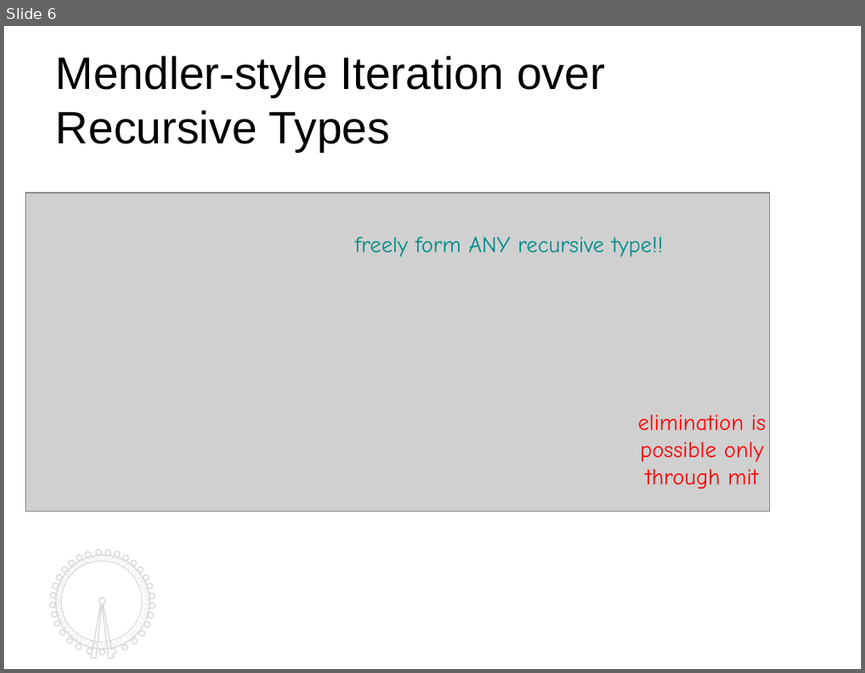
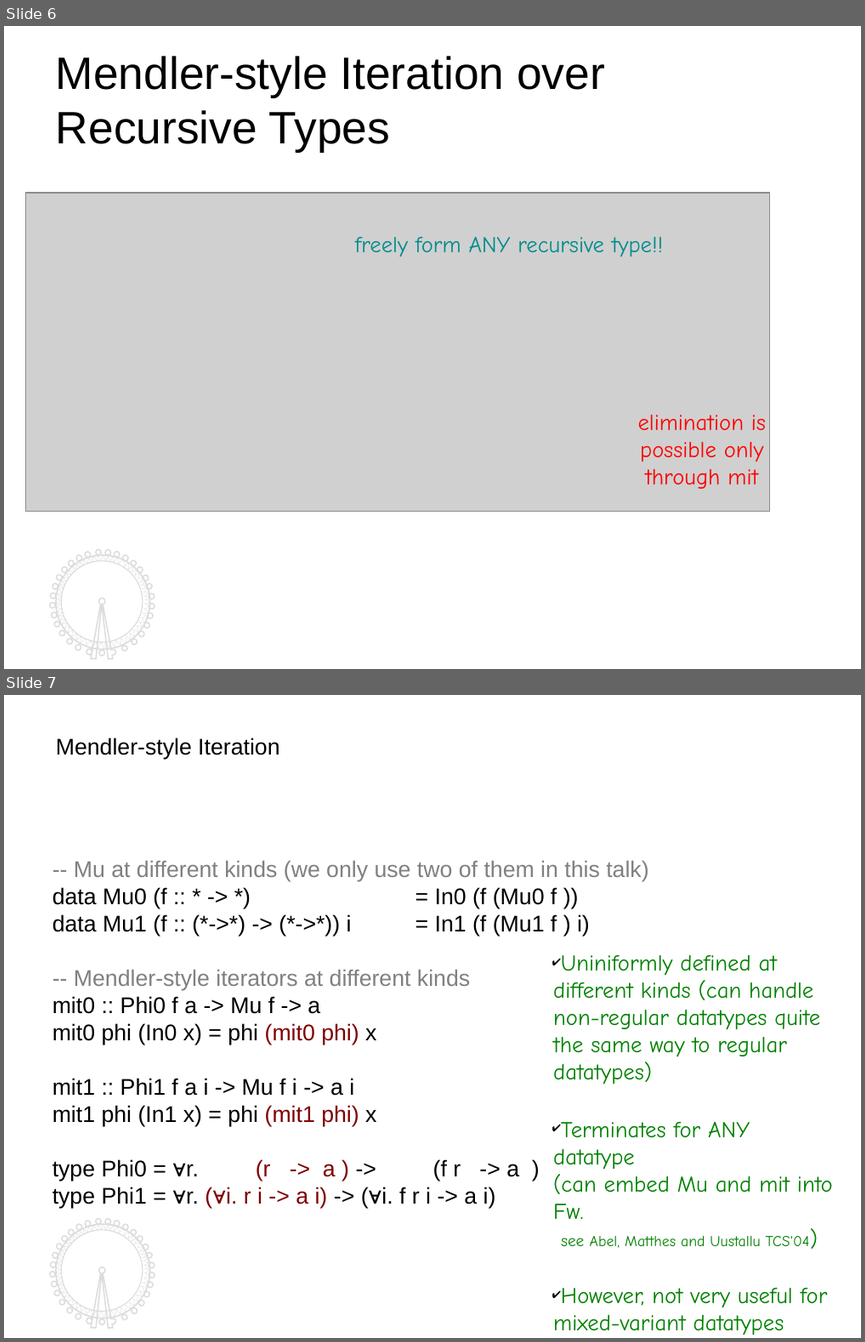
Before and after one commit to kyagrd/naxPapers, a slide deck: draft/TYPES13/ppt/myslide.odp. Shown one above the other, each under a label of ours: slide 6 before the commit, slides 6 and 7 after it. The pictures are 865x673 and 865x1342 pixels, drawn with LibreOffice and Linux fonts; fonts in the diff are those of the drawing; grey boxes stand for pictures. Boxes give left, top, right and bottom in pixels: in the first picture for what was removed or moved away, otherwise in the second. Text is boxed around its words. In the diff, an @@ line names an element or a change of style, - is before the commit and + after.

```diff
--- a/draft/TYPES13/ppt/myslide.odp
+++ b/draft/TYPES13/ppt/myslide.odp
@@ slide 7 added at <box>4,695,861,1338</box>, background #FFFFFF; not listed: 4 template elements that a slide beside it also shows @@
@@ text added at <box>56,737,279,760</box>, 18 pt, text #000000 @@
+Mendler-style Iteration
@@ text added at <box>52,860,648,1208</box>, 18 pt, text #000000 @@
+-- Mu at different kinds (we only use two of them in this talk)
+data Mu0 (f :: * -> *) = In0 (f (Mu0 f ))
+data Mu1 (f :: (*->*) -> (*->*)) i = In1 (f (Mu1 f ) i)
+-- Mendler-style iterators at different kinds
+mit0 :: Phi0 f a -> Mu f -> a
+mit0 phi (In0 x) = phi (mit0 phi) x
+mit1 :: Phi1 f a i -> Mu f i -> a i
+mit1 phi (In1 x) = phi (mit1 phi) x
+type Phi0 = ∀r. (r -> a ) -> (f r -> a )
+type Phi1 = ∀r. (∀i. r i -> a i) -> (∀i. f r i -> a i)
@@ text added at <box>553,954,833,1335</box>, 18 pt, text #008000 @@
+✔ Uniniformly defined at different kinds (can handle non-regular datatypes quite the same way to regular datatypes)
+✔ Terminates for ANY datatype
+  (can embed Mu and mit into Fw.
+  see Abel, Matthes and Uustallu TCS'04)
+✔ However, not very useful for mixed-variant datatypes
```
Also in this commit, not shown: 10 other slides changed, 3 other slides added, 3 slides removed.
